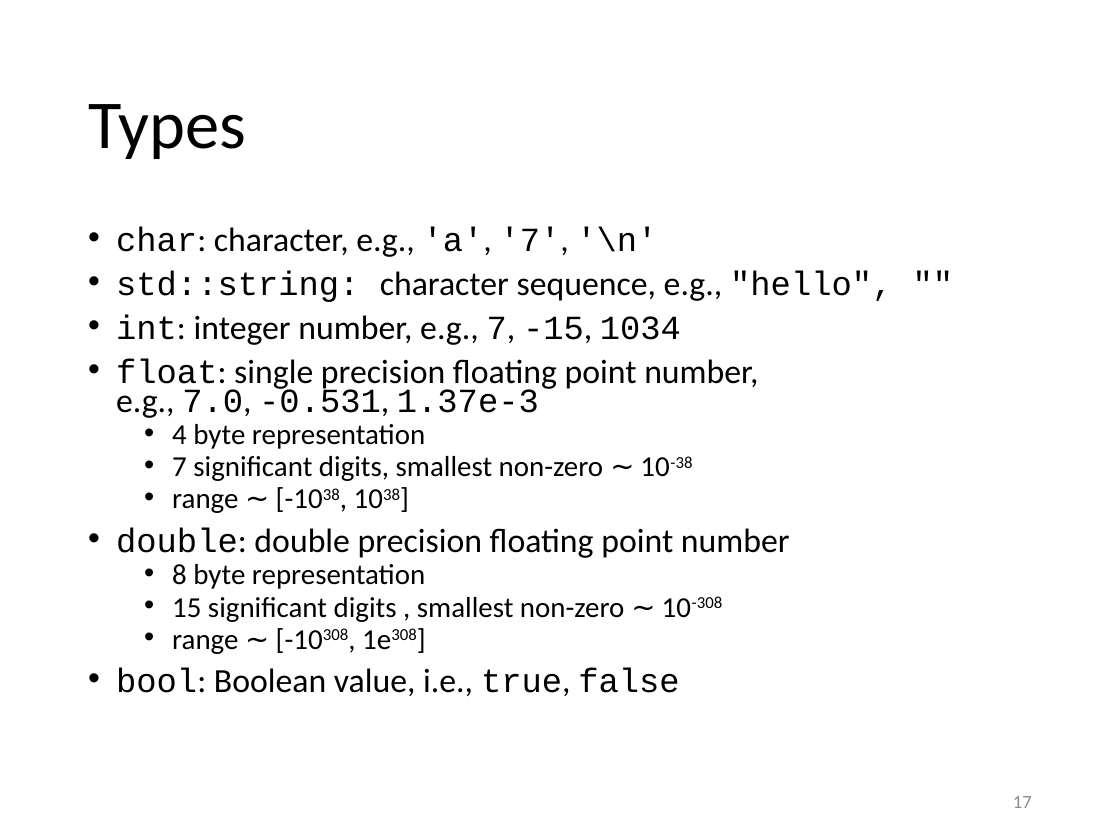
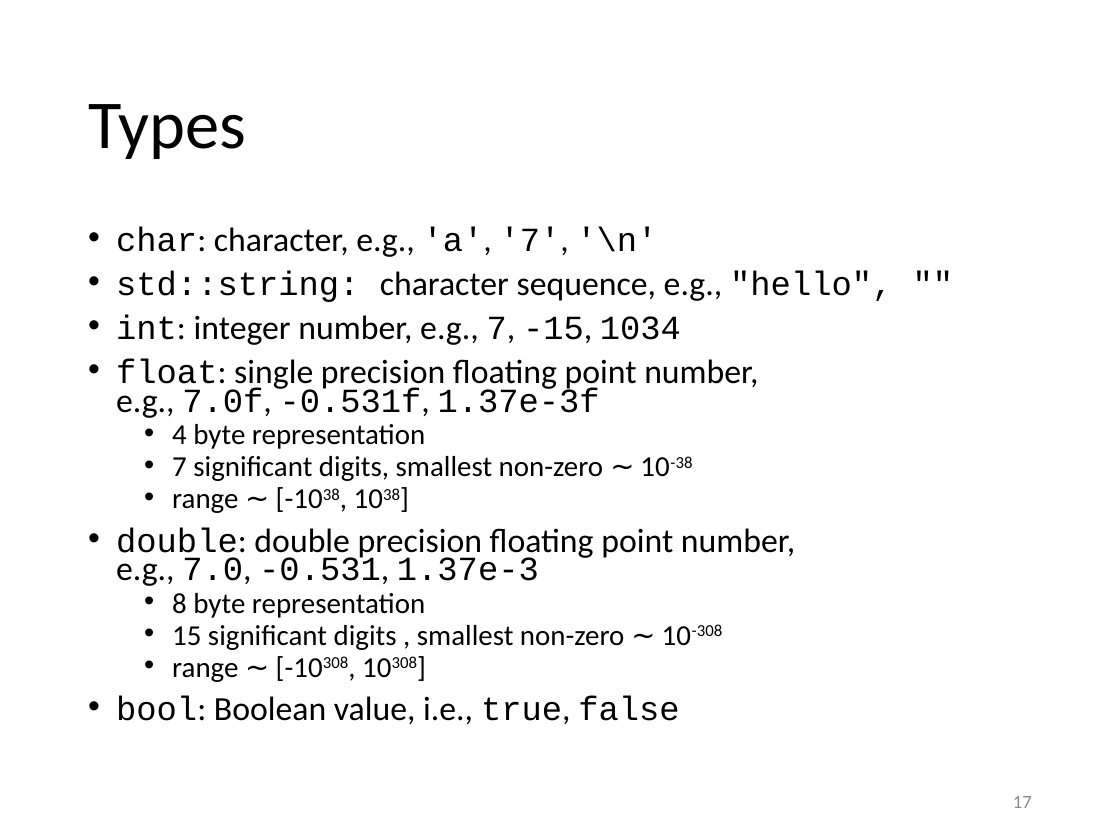
Before and after one commit to gjbex/Scientific-C-plus-plus, a slide deck: slide 17 of scientific_cpp.pptx. Drawn at 1120x840 pixels with LibreOffice and Linux fonts; fonts in the diff are those of the drawing. Boxes give left, top, right and bottom in pixels: in the first picture for what was removed or moved away, otherwise in the second. Text is boxed around its words. In the diff, an @@ line names an element or a change of style, - is before the commit and + after.

Commit message:
Fix typos

```diff
--- a/scientific_cpp.pptx
+++ b/scientific_cpp.pptx
@@ text at (116,359,758,418): text changed @@
-• float: single precision floating point number,
-  e.g., 7.0, -0.531, 1.37e-3
+• float: single precision floating point number,
+  e.g., 7.0f, -0.531f, 1.37e-3f
@@ text at (116,527,795,586): text changed @@
-• double: double precision floating point number
+• double: double precision floating point number,
+  e.g., 7.0, -0.531, 1.37e-3
@@ text at (172,663,238,682): text changed @@
-  • range ∼ [-10308, 1e308]
+  • range ∼ [-10308, 10308]
```
Also in this commit, not shown: 3 other slides changed.
